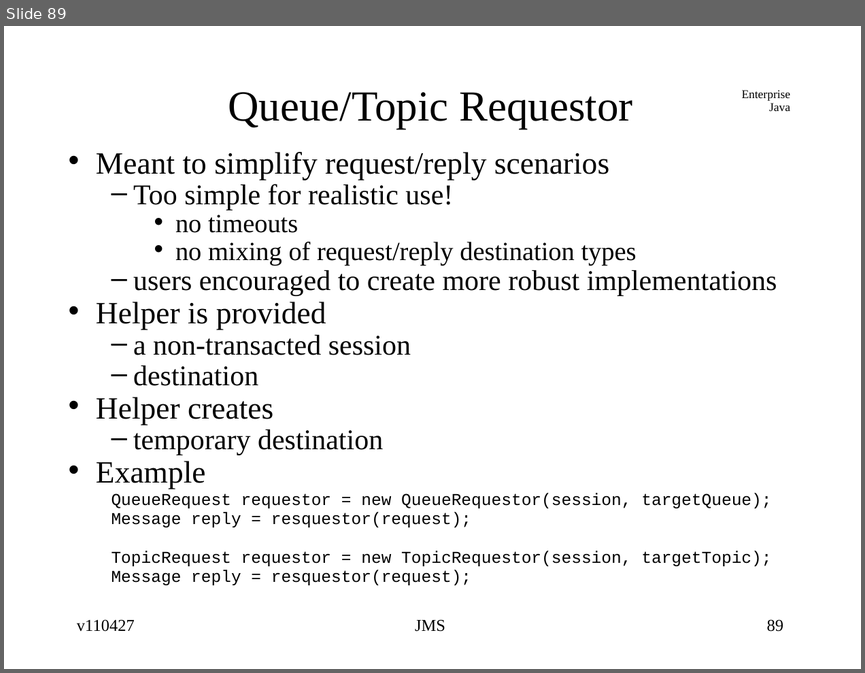
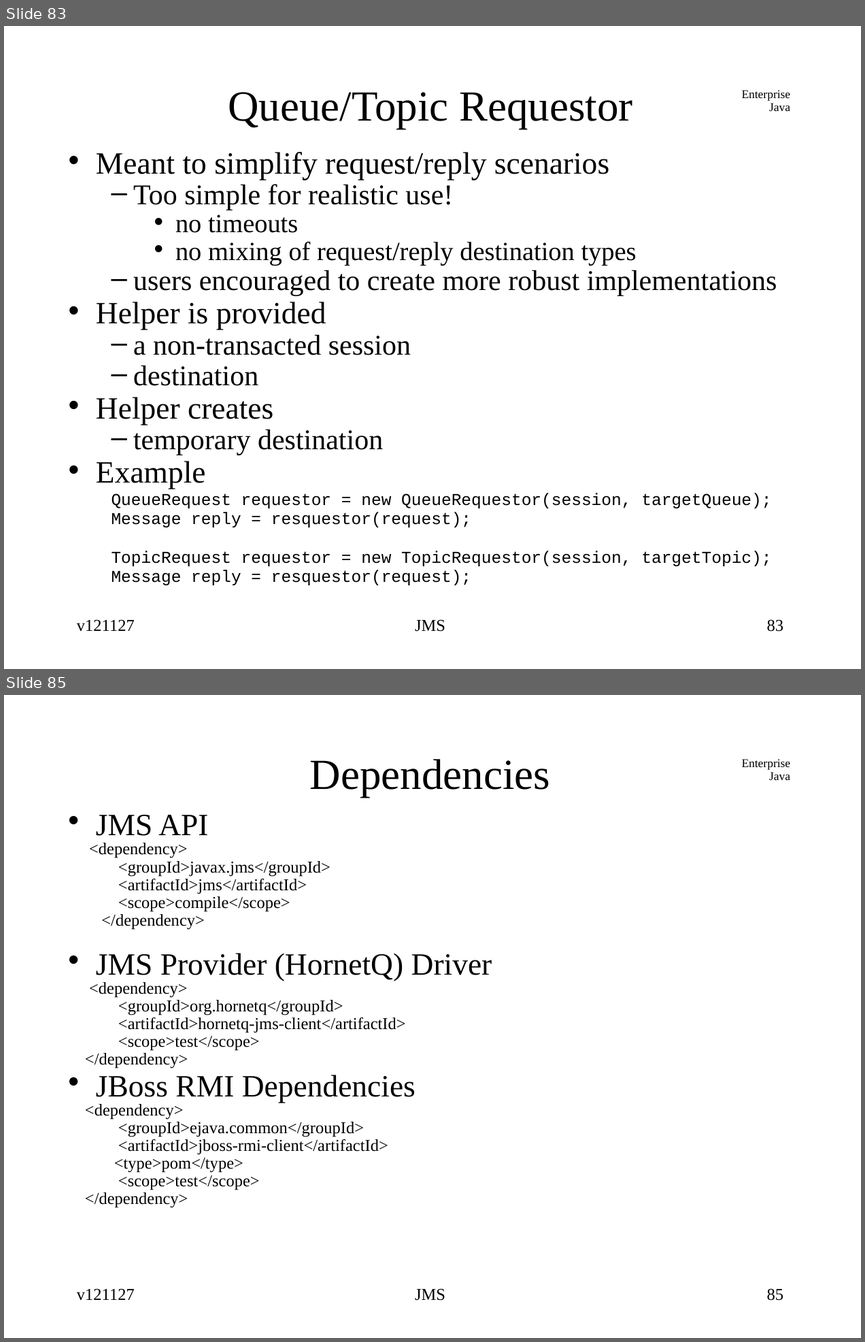
Before and after one commit to jcstaff/ejava-javaee, a slide deck: jmsCore/src/site/resources/lectures/jmsCore.ppt. Shown one above the other, each under a label of ours: slide 89 before the commit, slides 83 and 85 after it; the slides between them are not shown. The pictures are 865x673 and 865x1342 pixels, drawn with LibreOffice and Linux fonts; fonts in the diff are those of the drawing. Boxes give left, top, right and bottom in pixels: in the first picture for what was removed or moved away, otherwise in the second. Text is boxed around its words. In the diff, an @@ line names an element or a change of style, - is before the commit and + after.

```diff
--- a/jmsCore/src/site/resources/lectures/jmsCore.ppt
+++ b/jmsCore/src/site/resources/lectures/jmsCore.ppt
@@ slide 85 added at <box>4,695,861,1338</box>, background #FFFFFF; not listed: 1 template element that a slide beside it also shows @@
@@ title added at <box>310,759,550,797</box>, 36 pt, text #000000 @@
+Dependencies
@@ text added at <box>85,815,492,1208</box>, 14 pt, text #000000 @@
+• JMS API
+<dependency>
+<groupId>javax.jms</groupId>
+<artifactId>jms</artifactId>
+<scope>compile</scope>
+</dependency>
+• JMS Provider (HornetQ) Driver
+<dependency>
+<groupId>org.hornetq</groupId>
+<artifactId>hornetq-jms-client</artifactId>
+<scope>test</scope>
+</dependency>
+• JBoss RMI Dependencies
+<dependency>
+<groupId>ejava.common</groupId>
+<artifactId>jboss-rmi-client</artifactId>
+<type>pom</type>
+<scope>test</scope>
+</dependency>
@@ text added at <box>77,1288,135,1300</box>, 14 pt, text #000000 @@
+v121127
@@ text added at <box>415,1288,445,1300</box>, 14 pt, text #000000 @@
+JMS
@@ page number added at <box>767,1288,784,1300</box>, 14 pt, text #000000 @@
+85
@@ what was slide 89 is now slide 83 @@
@@ slide 83 changed as well @@
@@ text at <box>77,619,135,631</box>: text changed @@
-v110427
+v121127
@@ page number at <box>767,619,784,631</box>: text changed @@
-89
+83
```
Also in this commit, not shown: 82 other slides changed, 6 other slides added, 8 slides removed.
